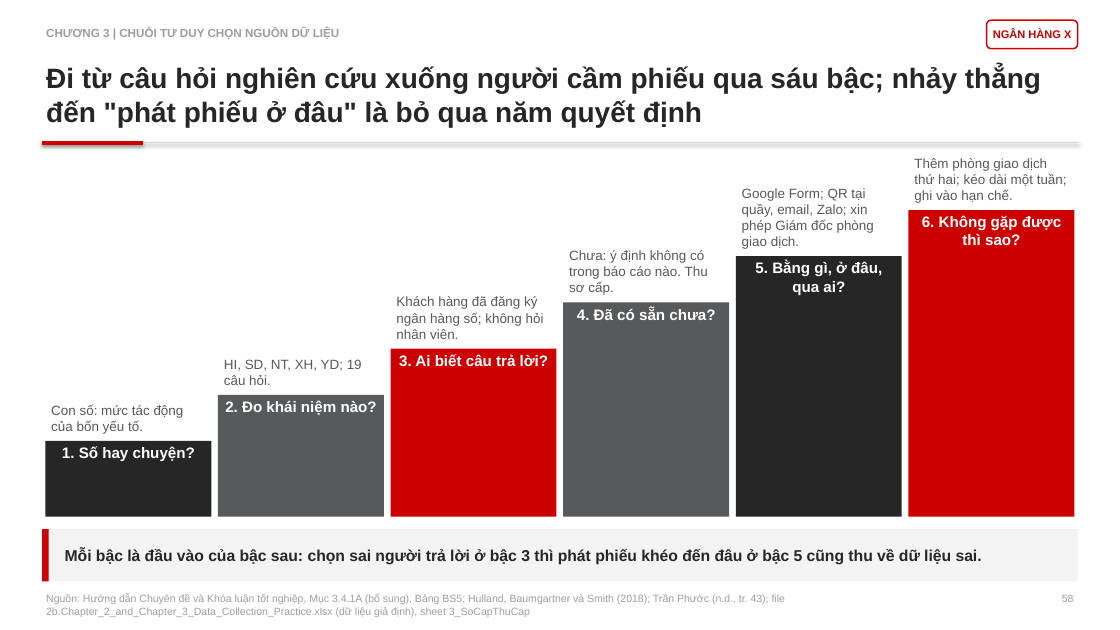
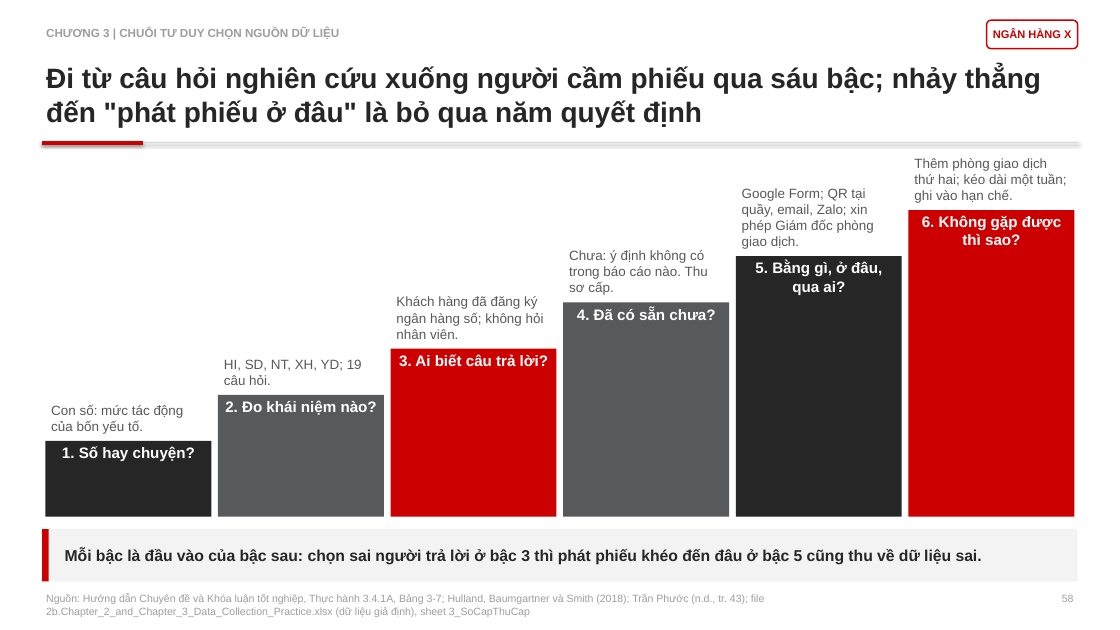
Before and after one commit to johnneinadlerr0353-bot/sachhuongdan, a slide deck: slide 58 of Core_Slide_2_HD2_Bain.pptx. Drawn at 1120x630 pixels with LibreOffice and Linux fonts; fonts in the diff are those of the drawing. Boxes give left, top, right and bottom in pixels: in the first picture for what was removed or moved away, otherwise in the second. Text is boxed around its words. In the diff, an @@ line names an element or a change of style, - is before the commit and + after.

```diff
--- a/Core_Slide_2_HD2_Bain.pptx
+++ b/Core_Slide_2_HD2_Bain.pptx
@@ text at [46, 594, 764, 617]: text changed @@
-Nguồn: Hướng dẫn Chuyên đề và Khóa luận tốt nghiệp, Mục 3.4.1A (bổ sung), Bảng BS5; Hulland, Baumgartner và Smith (2018); Trần Phước (n.d., tr. 43); file 2b.Chapter_2_and_Chapter_3_Data_Collection_Practice.xlsx (dữ liệu giả định), sheet 3_SoCapThuCap
+Nguồn: Hướng dẫn Chuyên đề và Khóa luận tốt nghiệp, Thực hành 3.4.1A, Bảng 3-7; Hulland, Baumgartner và Smith (2018); Trần Phước (n.d., tr. 43); file 2b.Chapter_2_and_Chapter_3_Data_Collection_Practice.xlsx (dữ liệu giả định), sheet 3_SoCapThuCap
```
Also in this commit, not shown: 117 other slides changed, 4 other files.
